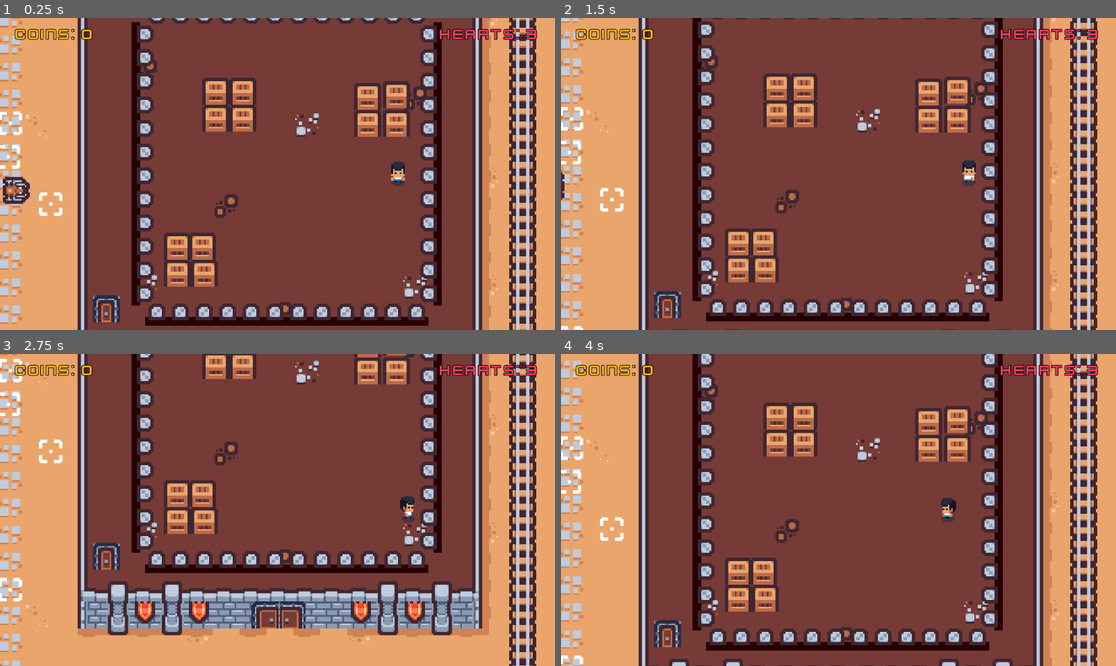
Above: before the commit, frames 1-4 (two rows, left to right).
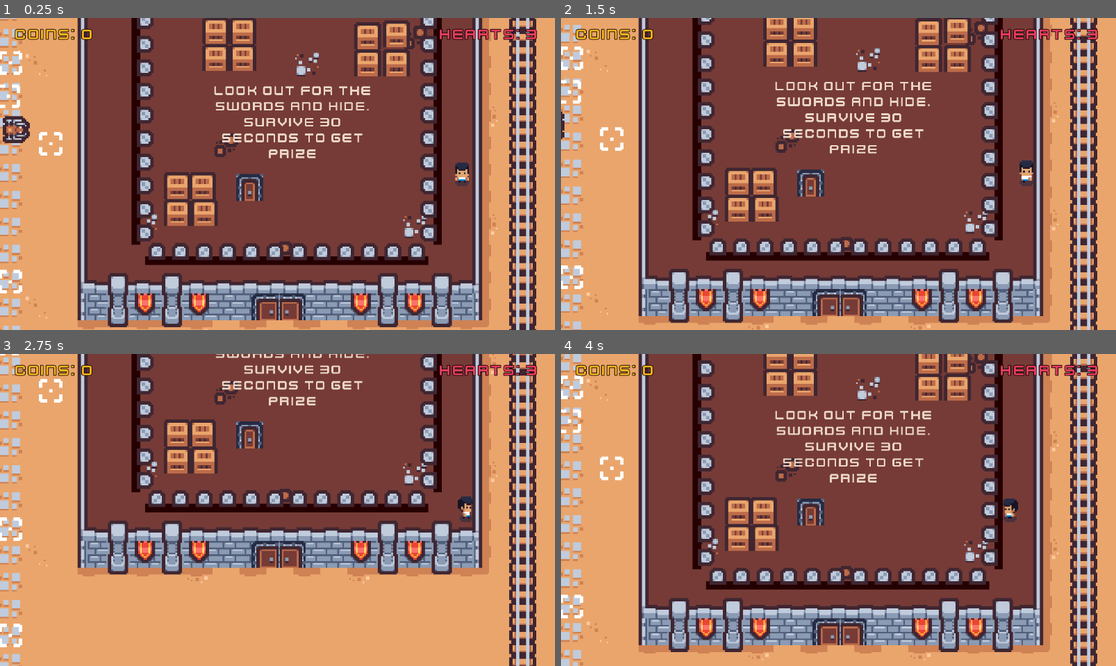
Above: after the commit, the same moments.

Repository: ki8yk8/game-dev-resolution
Game: Godot game, scene res://scenes/game_play.tscn
Two runs of this game, one before a commit and one after it. Both use one fixed random seed, a clock stepped at 60 frames per second and the inputs below.
Inputs (mouse positions are in pixels of both pictures, inside the frame that each line leads up to):
- Up to frame 1 (0.25 s): no input
- Up to frame 2 (1.5 s): tap Enter at 0.5 s; move the mouse to (960, 158) at 0.52 s; hold D (right) 0.53-1.28 s; tap Space (action) at 0.6 s; click (960, 158) at 0.67 s; move the mouse to (727, 189) at 1.27 s; hold Down (down) from 1.28 s (still down); tap Alt at 1.35 s
- Up to frame 3 (2.75 s): move the mouse to (333, 441) at 2.02 s; release Down (down) at 2.03 s; hold D (right) from 2.03 s (still down); tap Shift at 2.1 s
- Up to frame 4 (4 s): move the mouse to (810, 572) at 2.77 s; release D (right) at 2.78 s; hold Up (up) 2.78-3.53 s; tap Space (action) at 2.85 s; click (810, 572) at 2.92 s; move the mouse to (1005, 556) at 3.52 s; hold A (left) from 3.53 s (still down); tap Alt at 3.6 s

The runs differ from the first frame. In frame 1, 36% of the frame differs, in the area x 0-97%, y 0-100%; in frame 2, 36%; in frame 3, 42%; in frame 4, 37%.

Commit message:
adds treasure on the game win condition

Diff:
--- a/scenes/game_play.tscn
+++ b/scenes/game_play.tscn
@@ -589,7 +589,7 @@
 [node name="Player" parent="." unique_id=1116653195 instance=ExtResource("2_swo0f")]
 unique_name_in_owner = true
 z_index = 2
-position = Vector2(1278, 53)
+position = Vector2(1316, 89)
 
 [node name="Camera2D" type="Camera2D" parent="Player" unique_id=1878565070]
 zoom = Vector2(3.5, 3.5)
@@ -630,6 +630,27 @@
 
 [node name="Treasure2" parent="Treasures" unique_id=923851755 instance=ExtResource("4_hm83i")]
 position = Vector2(578, -7)
+
+[node name="Treasure" parent="Treasures" unique_id=1356509253 instance=ExtResource("4_hm83i")]
+position = Vector2(1211, -57)
+
+[node name="Treasure10" parent="Treasures" unique_id=553492333 instance=ExtResource("4_hm83i")]
+position = Vector2(1177, -57)
+
+[node name="Treasure11" parent="Treasures" unique_id=1475899344 instance=ExtResource("4_hm83i")]
+position = Vector2(1145, -58)
+
+[node name="Treasure12" parent="Treasures" unique_id=1752311090 instance=ExtResource("4_hm83i")]
+position = Vector2(1308, -56)
+
+[node name="Treasure13" parent="Treasures" unique_id=352986907 instance=ExtResource("4_hm83i")]
+position = Vector2(1275, -56)
+
+[node name="Treasure14" parent="Treasures" unique_id=1300113797 instance=ExtResource("4_hm83i")]
+position = Vector2(1245, -57)
+
+[node name="Treasure15" parent="Treasures" unique_id=1132080490 instance=ExtResource("4_hm83i")]
+position = Vector2(1109, -57)
 
 [node name="PathFollowers" type="Node2D" parent="." unique_id=268137617]
 
@@ -709,13 +730,14 @@
 [node name="BigDoor" parent="Doors/DoorPortal6" unique_id=1243362655 instance=ExtResource("11_r1jqb")]
 position = Vector2(956, 40)
 
-[node name="DoorPortal7" parent="Doors" unique_id=285184402 instance=ExtResource("9_k38ww")]
-
-[node name="BigDoor" parent="Doors/DoorPortal7" unique_id=545638947 instance=ExtResource("11_r1jqb")]
+[node name="SurvivalGameDoor" parent="Doors" unique_id=285184402 instance=ExtResource("9_k38ww")]
+unique_name_in_owner = true
+
+[node name="BigDoor" parent="Doors/SurvivalGameDoor" unique_id=545638947 instance=ExtResource("11_r1jqb")]
 position = Vector2(1207, 168)
 
-[node name="SmallDoor" parent="Doors/DoorPortal7" unique_id=724898892 instance=ExtResource("10_r1jqb")]
-position = Vector2(1105, 133)
+[node name="SmallDoor" parent="Doors/SurvivalGameDoor" unique_id=724898892 instance=ExtResource("10_r1jqb")]
+position = Vector2(1190, 97)
 
 [node name="Shooters" type="Node2D" parent="." unique_id=393014520]
 
@@ -1273,6 +1295,19 @@
 horizontal_alignment = 1
 autowrap_mode = 2
 
+[node name="survivalgame" type="Label" parent="UIHints" unique_id=118769179]
+offset_left = 853.0
+offset_top = -66.0
+offset_right = 1637.0
+offset_bottom = 306.0
+scale = Vector2(0.125, 0.125)
+theme_override_colors/font_color = Color(0.92, 0.84410006, 0.78200006, 1)
+theme_override_fonts/font = ExtResource("23_xaioq")
+theme_override_font_sizes/font_size = 64
+text = "Look out for the swords and hide. Survive 30 seconds to get prize"
+horizontal_alignment = 1
+autowrap_mode = 2
+
 [node name="door" type="Label" parent="UIHints" unique_id=640399922]
 offset_left = -302.0
 offset_top = -96.0
--- a/scripts/survive_attack.gd
+++ b/scripts/survive_attack.gd
@@ -8,6 +8,7 @@
 @export var shooter: PackedScene = preload("res://scenes/survive_attach_shooter.tscn")
 @onready var timer:Timer = $Timer
 @onready var finishTimer: Timer = $finishTimer
+@onready var survivalGameDoor:Node2D = %SurvivalGameDoor
 
 func _ready() -> void:
 	var half_size: float = SHOOTERS_IN_A_ROW*SHOOTER_SPACING/2.0
@@ -48,6 +49,7 @@
 
 func _on_body_entered(body: Node2D) -> void:
 	if body is Player:
+		survivalGameDoor.visible = false
 		timer.start()
 		finishTimer.start()
 
@@ -58,4 +60,7 @@
 func _on_finish_timer_timeout() -> void:
 	timer.stop()
 	finishTimer.stop()
-	shooterRows.pick_random().queue_free()
+	# remove all the shooterRows
+	for row in shooterRows:
+		row.queue_free()
+	survivalGameDoor.visible = true
